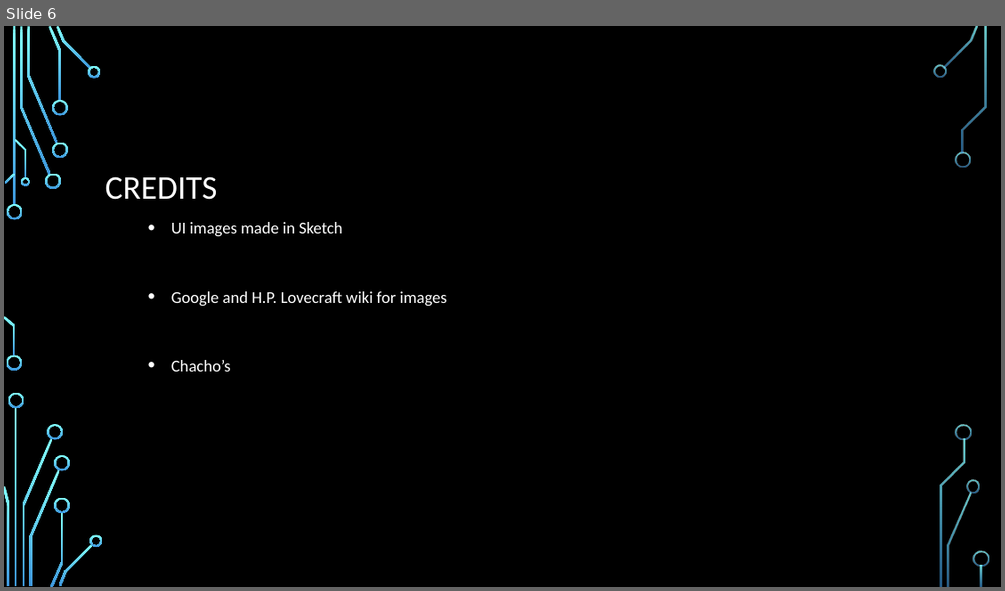
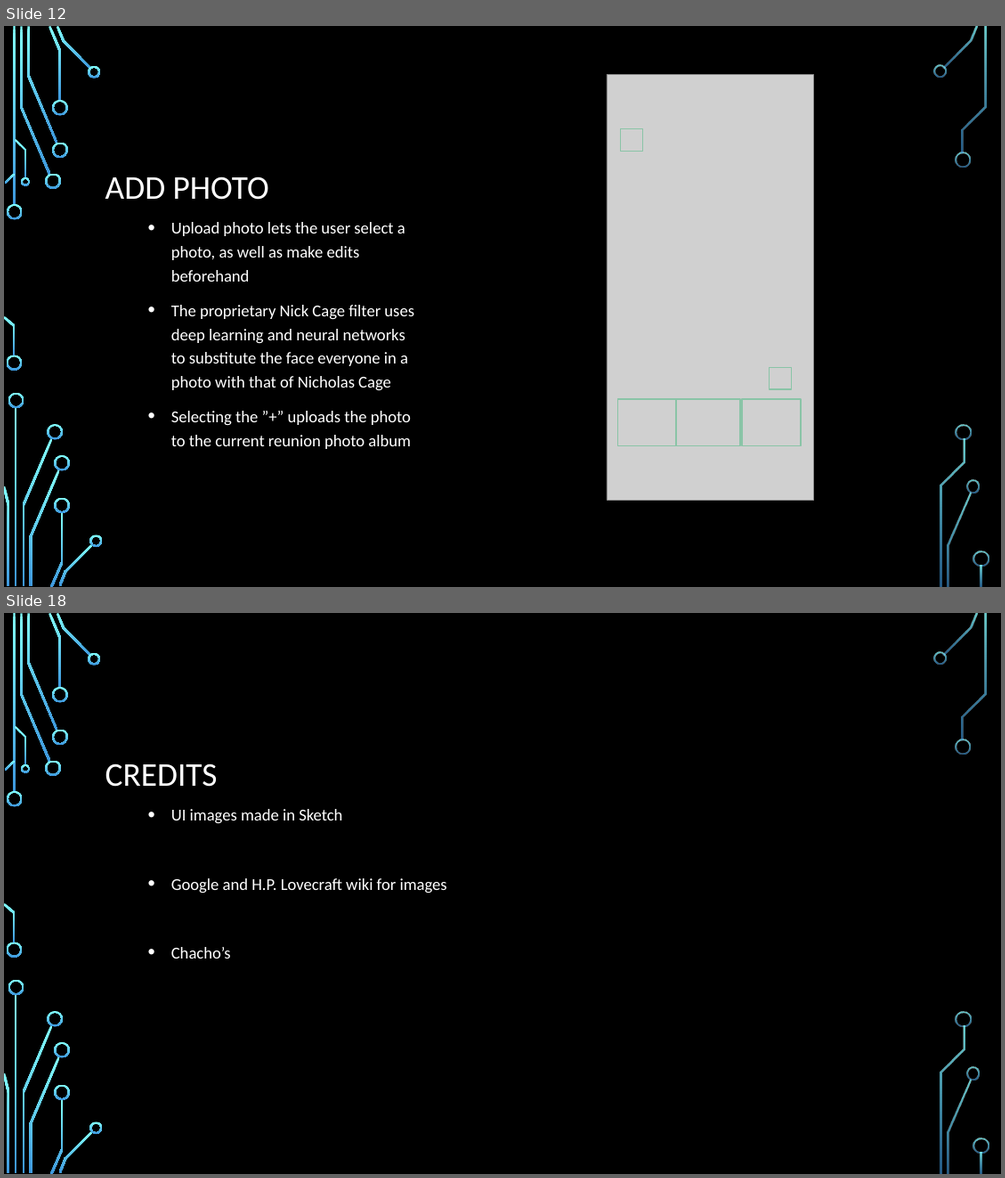
Before and after one commit to shitwolfymakes/CS-3773-Software-Engineering, a slide deck: Reunions App.pptx. Shown one above the other, each under a label of ours: slide 6 before the commit, slides 12 and 18 after it; the slides between them are not shown. The pictures are 1005x591 and 1005x1178 pixels, drawn with LibreOffice and Linux fonts; fonts in the diff are those of the drawing; grey boxes stand for pictures; background and template pictures are left out. Boxes give left, top, right and bottom in pixels: in the first picture for what was removed or moved away, otherwise in the second. Text is boxed around its words. In the diff, an @@ line names an element or a change of style, - is before the commit and + after.

```diff
--- a/Reunions App.pptx
+++ b/Reunions App.pptx
@@ slide 12 added at [4, 26, 1001, 587], background picture (left out); not listed: 36 template elements that a slide beside it also shows @@
@@ picture added at [607, 75, 813, 500] @@
@@ action button blank added at [621, 129, 643, 151], outline #8AC4A7 1.25 pt @@
@@ title added at [105, 176, 269, 200], 32 pt, text #FFFFFF @@
+ADD PHOTO
@@ text added at [171, 222, 414, 449], 16 pt, text #FFFFFF @@
+• Upload photo lets the user select a photo, as well as make edits beforehand
+• The proprietary Nick Cage filter uses deep learning and neural networks to substitute the face everyone in a photo with that of Nicholas Cage
+• Selecting the ”+” uploads the photo to the current reunion photo album
@@ action button blank added at [769, 367, 792, 389], outline #8AC4A7 1.25 pt @@
@@ action button blank added at [618, 399, 676, 445], outline #8AC4A7 1.25 pt @@
@@ action button blank added at [676, 399, 741, 445], outline #8AC4A7 1.25 pt @@
@@ action button blank added at [742, 399, 801, 445], outline #8AC4A7 1.25 pt @@
@@ what was slide 6 is now slide 18 @@
```
Also in this commit, not shown: 5 slides changed, 11 other slides added.
